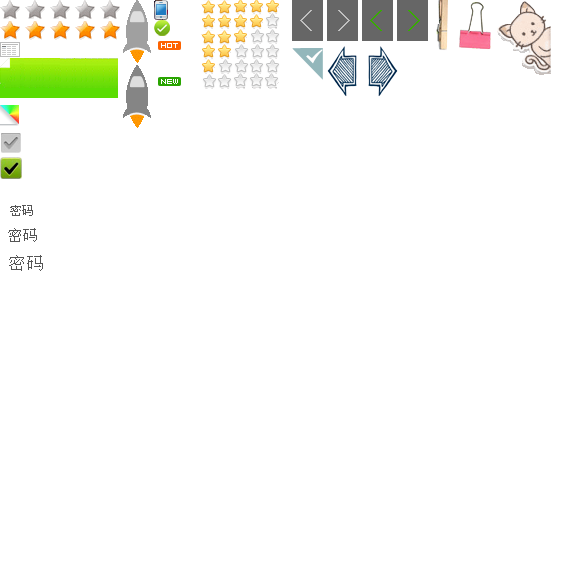
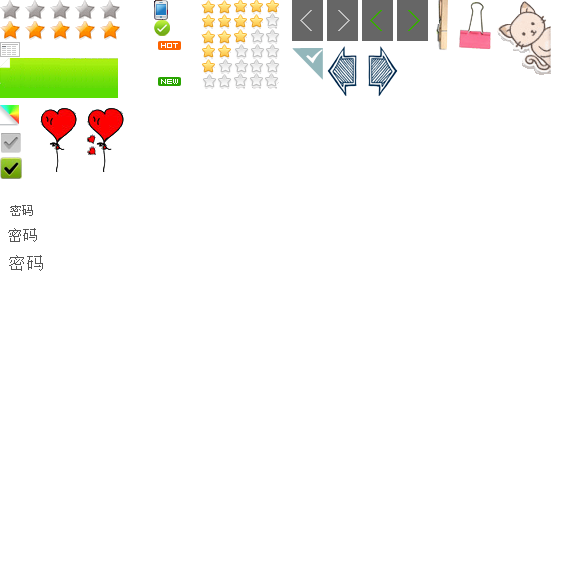
Comparing the layer stacks of the two 567 × 567 images. Changes:
added layer "汽球" above "cat" over [40, 108, 125, 172]
renamed "图层 1" to "星星，火箭", painted on it over [40, 0, 151, 128]
